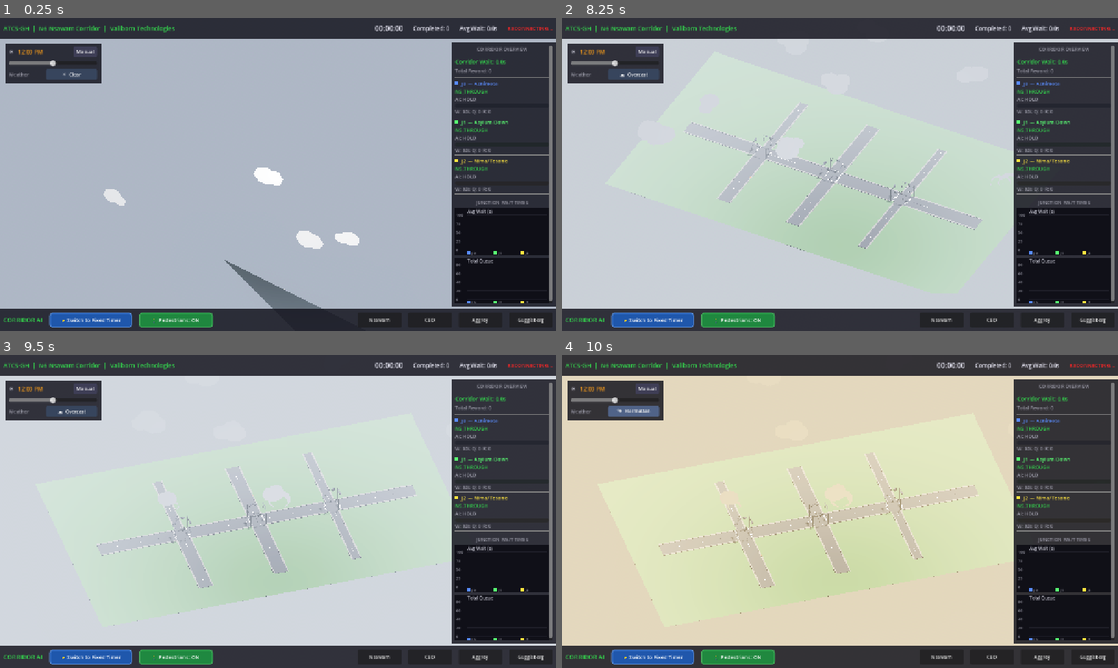
Above: before the commit, frames 1-4 (two rows, left to right).
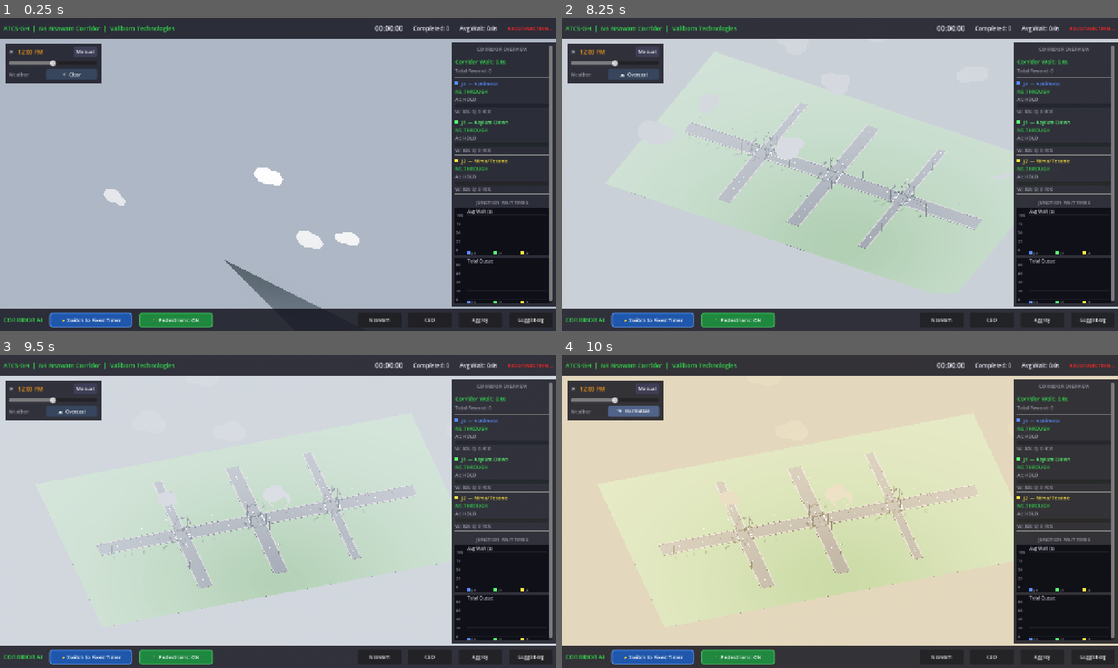
Above: after the commit, the same moments.

Repository: Bigbee-x/ATCS-GH
Game: Godot game, scene res://scenes/CorridorMain.tscn
Same seed, same stepped clock (60 frames per second), same inputs: the game is played once before the commit and once after it. This scene is started directly instead of the project's main scene.
Inputs (mouse positions are in pixels of both pictures, inside the frame that each line leads up to):
- Up to frame 1 (0.25 s): no input
- Up to frame 2 (8.25 s): click "🚶 Pedestrians: ON" at 0.5 s; click "🚶 Pedestrians: OFF" at 1.25 s; click "Nsawam" at 2 s; click "CBD" at 2.75 s; click "Aggrey" at 3.5 s; click "Guggisberg" at 4.25 s; click "Manual" at 5 s; click "Auto" at 5.75 s; click "Sim" at 6.5 s; click "☀ Clear" at 7.25 s; tap Enter at 8 s; move the mouse to (962, 158) at 8.02 s; hold Right (ui_right) from 8.03 s (still down); hold Q from 8.03 s (still down); click (962, 158) at 8.17 s
- Up to frame 3 (9.5 s): tap Space at 8.27 s; release Right (ui_right) at 8.75 s; release Q at 8.75 s; drag from (166, 527) to (250, 574) at 8.77 s
- Up to frame 4 (10 s): click "☁ Overcast" at 9.5 s

The runs differ from the first frame. In frame 2, 0.1% of the frame differs, in the area x 24-70%, y 30-68%; in frame 3, 0.1%; in frame 4, 0.1%.

Commit message:
Corridor visualizer Phases B+C: street lights, utility poles, pole sensors
Phase B (CorridorBuilder): sodium street lamps along both curbs of the NS corridor + every cross-street arm (night-aware via set_street_lights_night), and wooden utility poles + power lines down one corridor curb. Phase C (SensorBuilder + corridor scene): CCTV/radar/cabinet cluster on each of the 12 signal poles; attach_to_intersection generalized to walk TrafficLight_* and TL_* poles. Validated: parse-clean + headless scene load exit 0, sensors found all 12 poles; verified visually in Godot.

Co-Authored-By: Claude Opus 4.8 <noreply@anthropic.com>

Diff:
--- a/visualizer/scenes/CorridorMain.tscn
+++ b/visualizer/scenes/CorridorMain.tscn
@@ -10,6 +10,7 @@
 [ext_resource type="Script" path="res://scripts/TimeOfDayManager.gd" id="8_tod"]
 [ext_resource type="Script" path="res://scripts/WeatherManager.gd" id="10_weather"]
 [ext_resource type="Script" path="res://scripts/CloudManager.gd" id="12_clouds"]
+[ext_resource type="Script" path="res://scripts/SensorBuilder.gd" id="14_sensors"]
 
 [sub_resource type="ProceduralSkyMaterial" id="ProceduralSkyMaterial_sky"]
 sky_top_color = Color(0.35, 0.55, 0.85, 1)
@@ -76,6 +77,9 @@
 [node name="CloudManager" type="Node3D" parent="."]
 script = ExtResource("12_clouds")
 
+[node name="SensorBuilder" type="Node3D" parent="."]
+script = ExtResource("14_sensors")
+
 [node name="UI" type="CanvasLayer" parent="."]
 layer = 10
 
--- a/visualizer/scripts/CorridorBuilder.gd
+++ b/visualizer/scripts/CorridorBuilder.gd
@@ -86,6 +86,13 @@
 var _mat_green_on: StandardMaterial3D
 var _mat_arrow_on: StandardMaterial3D
 var _mat_arrow_off: StandardMaterial3D
+var _mat_lamp_housing: StandardMaterial3D
+var _mat_util_pole: StandardMaterial3D
+var _mat_insulator: StandardMaterial3D
+var _mat_wire: StandardMaterial3D
+
+# Street-light OmniLights — off by day, toggled on at night
+var _street_lights: Array = []
 
 # ── Emergency state ──────────────────────────────────────────────────────────
 var _emergency_active: Dictionary = {"J0": false, "J1": false, "J2": false}
@@ -122,6 +129,10 @@
 		var jid: String = JUNCTION_IDS[i]
 		var center_z: float = JUNCTION_CENTERS[i]
 		_build_traffic_lights(jid, center_z)
+
+	# Street furniture: lamps along every road + utility poles down the corridor
+	_build_street_lights()
+	_build_utility_poles()
 
 	# Build lane congestion overlays
 	_build_lane_overlays()
@@ -245,6 +256,26 @@
 
 	_mat_arrow_off = StandardMaterial3D.new()
 	_mat_arrow_off.albedo_color = Color(0.08, 0.08, 0.08)
+
+	_mat_lamp_housing = StandardMaterial3D.new()
+	_mat_lamp_housing.albedo_color = Color(0.95, 0.82, 0.50)
+	_mat_lamp_housing.metallic = 0.2
+	_mat_lamp_housing.roughness = 0.4
+	_mat_lamp_housing.emission_enabled = true
+	_mat_lamp_housing.emission = Color(1.00, 0.85, 0.45)
+	_mat_lamp_housing.emission_energy_multiplier = 0.0
+
+	_mat_util_pole = StandardMaterial3D.new()
+	_mat_util_pole.albedo_color = Color(0.38, 0.28, 0.18)
+	_mat_util_pole.roughness = 0.9
+
+	_mat_insulator = StandardMaterial3D.new()
+	_mat_insulator.albedo_color = Color(0.88, 0.86, 0.82)
+	_mat_insulator.roughness = 0.4
+
+	_mat_wire = StandardMaterial3D.new()
+	_mat_wire.albedo_color = Color(0.05, 0.05, 0.05)
+	_mat_wire.roughness = 0.8
 
 
 # ═════════════════════════════════════════════════════════════════════════════
@@ -893,6 +924,165 @@
 
 
 # ═════════════════════════════════════════════════════════════════════════════
+# STREET FURNITURE — sodium lamps + utility poles (ported from Intersection.gd)
+# ═════════════════════════════════════════════════════════════════════════════
+
+func _build_street_lights() -> void:
+	## Sodium lamps along both curbs of the NS corridor (skipping the junction
+	## boxes) and both curbs of every cross-street arm. Off by day; toggled on at
+	## night by set_street_lights_night().
+	var spacing: float = 14.0
+
+	# NS corridor: both curbs, full length, skipping junction boxes.
+	var ns_side: float = NS_ROAD_WIDTH / 2.0 + 0.6
+	var z_start: float = J0_Z - JUNCTION_HALF - BOUNDARY_ARM + 4.0
+	var z_end: float = J2_Z + JUNCTION_HALF + BOUNDARY_ARM - 4.0
+	for side in [-1.0, 1.0]:
+		var z: float = z_start
+		while z <= z_end:
+			if not _near_junction_z(z, JUNCTION_HALF + 1.5):
+				_add_street_lamp(Vector3(side * ns_side, 0, z), Vector3(-side, 0, 0))
+			z += spacing
+
+	# Cross-street arms at each junction: both curbs along each E/W arm.
+	for i in range(3):
+		var center_z: float = JUNCTION_CENTERS[i]
+		var widths: Dictionary = _cross_widths[JUNCTION_IDS[i]]
+		# East arm reaches -X (mirrored); west arm reaches +X.
+		for arm in [{"sign": -1.0, "w": widths["east"]}, {"sign": 1.0, "w": widths["west"]}]:
+			var cross_side: float = arm["w"] / 2.0 + 0.6
+			for side in [-1.0, 1.0]:
+				var d: float = JUNCTION_HALF + 4.0
+				while d <= JUNCTION_HALF + CROSS_ARM - 4.0:
+					_add_street_lamp(Vector3(arm["sign"] * d, 0, center_z + side * cross_side),
+						Vector3(0, 0, -side))
+					d += spacing
+
+
+func _add_street_lamp(base: Vector3, toward: Vector3) -> void:
+	## One sodium lamp: pole + short mast arm reaching `toward` the road centre +
+	## housing + a warm OmniLight3D (energy 0 by day).
+	var h: float = 4.0
+	var pole := CSGCylinder3D.new()
+	pole.radius = 0.04
+	pole.height = h
+	pole.position = base + Vector3(0, h / 2.0, 0)
+	pole.material = _mat_pole
+	add_child(pole)
+
+	var is_x: bool = absf(toward.x) > 0.0
+	var lamp_arm := CSGBox3D.new()
+	lamp_arm.size = Vector3(0.6, 0.05, 0.05) if is_x else Vector3(0.05, 0.05, 0.6)
+	lamp_arm.position = base + Vector3(0, h, 0) + toward * 0.3
+	lamp_arm.material = _mat_pole
+	add_child(lamp_arm)
+
+	var housing := CSGBox3D.new()
+	housing.size = Vector3(0.25, 0.08, 0.25)
+	housing.position = base + Vector3(0, h - 0.04, 0) + toward * 0.6
+	housing.material = _mat_lamp_housing
+	add_child(housing)
+
+	var light := OmniLight3D.new()
+	light.position = base + Vector3(0, h - 0.1, 0) + toward * 0.6
+	light.light_color = Color(1.0, 0.85, 0.5)
+	light.light_energy = 0.0
+	light.omni_range = 15.0
+	light.omni_attenuation = 1.6
+	light.shadow_enabled = false
+	light.name = "StreetLight"
+	add_child(light)
+	_street_lights.append(light)
+
+
+func set_street_lights_night(enabled: bool) -> void:
+	## Turn the corridor street lamps on (night) / off (day) and glow the housings.
+	var energy: float = 3.2 if enabled else 0.0
+	for light in _street_lights:
+		light.light_energy = energy
+	if _mat_lamp_housing:
+		_mat_lamp_housing.emission_energy_multiplier = 3.0 if enabled else 0.0
+
+
+func _build_utility_poles() -> void:
+	## Wooden utility poles down ONE curb of the NS corridor — each with a
+	## cross-arm, brace, 3 ceramic insulators, and 3 power lines strung to the
+	## previous pole (the wire run breaks across each junction box).
+	var spacing: float = 20.0
+	var h: float = 7.0
+	var crossbar_len: float = 1.8
+	var ins_spacing: float = crossbar_len * 0.38
+	var side_x: float = -(NS_ROAD_WIDTH / 2.0 + 1.9)   # set back on the west curb
+
+	var z_start: float = J0_Z - JUNCTION_HALF - BOUNDARY_ARM + 6.0
+	var z_end: float = J2_Z + JUNCTION_HALF + BOUNDARY_ARM - 6.0
+	var prev_ins: Array = []
+	var z: float = z_start
+	while z <= z_end:
+		if _near_junction_z(z, JUNCTION_HALF + 1.5):
+			prev_ins = []        # break the wire run across the junction box
+			z += spacing
+			continue
+		var pos := Vector3(side_x, 0, z)
+
+		var pole := CSGCylinder3D.new()
+		pole.radius = 0.12
+		pole.height = h
+		pole.position = pos + Vector3(0, h / 2.0, 0)
+		pole.material = _mat_util_pole
+		pole.name = "UtilityPole"
+		add_child(pole)
+
+		var crossbar := CSGBox3D.new()
+		crossbar.size = Vector3(crossbar_len, 0.14, 0.14)
+		crossbar.position = pos + Vector3(0, h - 0.25, 0)
+		crossbar.material = _mat_util_pole
+		add_child(crossbar)
+
+		var brace := CSGBox3D.new()
+		brace.size = Vector3(0.55, 0.08, 0.08)
+		brace.position = pos + Vector3(0, h - 0.55, 0)
+		brace.rotation_degrees = Vector3(0, 0, 35)
+		brace.material = _mat_util_pole
+		add_child(brace)
+
+		var ins_positions: Array = []
+		for k in range(3):
+			var slot: float = (k - 1) * ins_spacing
+			var ins := CSGCylinder3D.new()
+			ins.radius = 0.07
+			ins.height = 0.20
+			ins.position = pos + Vector3(slot, h - 0.05, 0)
+			ins.material = _mat_insulator
+			add_child(ins)
+			ins_positions.append(ins.position + Vector3(0, 0.12, 0))
+
+		if prev_ins.size() == 3:
+			for k in range(3):
+				var a: Vector3 = prev_ins[k]
+				var b: Vector3 = ins_positions[k]
+				var span: float = (b - a).length()
+				var wire := CSGBox3D.new()
+				wire.size = Vector3(0.035, 0.035, span)
+				wire.position = (a + b) * 0.5 + Vector3(0, -0.15, 0)
+				wire.material = _mat_wire
+				wire.name = "PowerLine"
+				add_child(wire)
+
+		prev_ins = ins_positions
+		z += spacing
+
+
+func _near_junction_z(z: float, margin: float) -> bool:
+	## True if z is within `margin` of any junction centre (used to keep street
+	## furniture out of the intersection boxes).
+	for cz in JUNCTION_CENTERS:
+		if absf(z - cz) < margin:
+			return true
+	return false
+
+
+# ═════════════════════════════════════════════════════════════════════════════
 # JUNCTION LABELS & WATERMARK
 # ═════════════════════════════════════════════════════════════════════════════
 
--- a/visualizer/scripts/CorridorMain.gd
+++ b/visualizer/scripts/CorridorMain.gd
@@ -23,6 +23,7 @@
 @onready var tod_manager: Node = $TimeOfDayManager
 @onready var weather_manager: Node = $WeatherManager
 @onready var cloud_manager: Node3D = $CloudManager
+@onready var sensor_builder: Node3D = $SensorBuilder
 
 # ── Camera state ─────────────────────────────────────────────────────────────
 var _camera_default_position: Vector3
@@ -111,6 +112,10 @@
 	cloud_manager.weather_manager = weather_manager
 	if cloud_manager.has_method("initialize"):
 		cloud_manager.initialize()
+
+	# ── Attach CCTV / radar / cabinet sensors to each of the 12 signal poles ──
+	if sensor_builder and sensor_builder.has_method("attach_to_intersection"):
+		sensor_builder.attach_to_intersection(intersection)
 
 	print("[CorridorMain] All signals connected. Corridor mode active.")
 	print("[CorridorMain] Waiting for corridor_visualizer_server.py data...")
--- a/visualizer/scripts/SensorBuilder.gd
+++ b/visualizer/scripts/SensorBuilder.gd
@@ -64,16 +64,18 @@
 # ═════════════════════════════════════════════════════════════════════════════
 
 func attach_to_intersection(intersection: Node3D) -> void:
-	## Walk each TrafficLight_<approach> child on Intersection and attach a
-	## sensor suite. Called by Main.gd in _ready() after Intersection has
-	## finished building (children's _ready runs before parent's, so by the
-	## time we're called the poles exist).
-	for approach in APPROACHES:
-		var pole: Node3D = intersection.get_node_or_null("TrafficLight_%s" % approach)
-		if pole == null:
-			push_warning("[SensorBuilder] missing TrafficLight_%s — skipping" % approach)
-			continue
-		_attach_sensors_to_pole(pole)
+	## Attach a sensor suite to every signal pole on `intersection`. Single-junction
+	## poles are named TrafficLight_<approach>; corridor poles TL_<jid>_<approach>.
+	## We walk all children (not a fixed approach list) so both layouts work.
+	## Called in _ready() after Intersection has built (child _ready runs first).
+	var n: int = 0
+	for child in intersection.get_children():
+		var nm: String = String(child.name)
+		if child is Node3D and (nm.begins_with("TrafficLight_") or nm.begins_with("TL_")):
+			_attach_sensors_to_pole(child as Node3D)
+			n += 1
+	if n == 0:
+		push_warning("[SensorBuilder] no signal poles found on %s" % intersection.name)
 
 
 func toggle_sightlines() -> void:
Not shown: 1 places in visualizer/scenes/CorridorMain.tscn that only renumber resources
